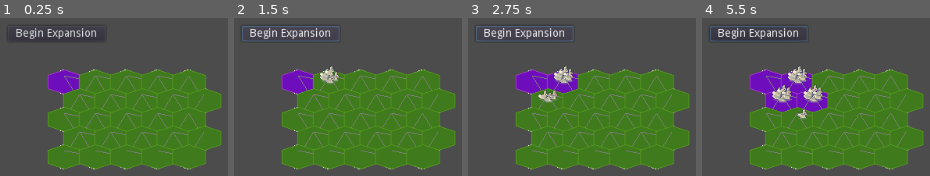
Above: before the commit, frames 1-4 (left to right).
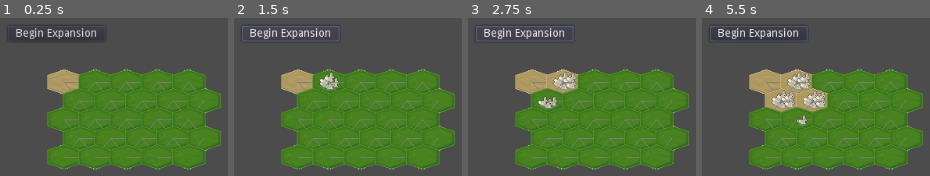
Above: after the commit, the same moments.

Repository: Cartogy/godot-wild-jam-36
Game: Godot game, scene res://src/Main/Main.tscn
Same seed, same stepped clock (60 frames per second), same inputs: the game is played once before the commit and once after it. The project has no main scene, so this scene is started directly.
Inputs (mouse positions are in pixels of both pictures, inside the frame that each line leads up to):
- Up to frame 1 (0.25 s): no input
- Up to frame 2 (1.5 s): click "Begin Expansion" at 0.5 s; click "Begin Expansion" at 1.25 s
- Up to frame 3 (2.75 s): click "Begin Expansion" at 2 s
- Up to frame 4 (5.5 s): move the mouse to (outside the picture) at 2.77 s; click (outside the picture) at 2.92 s; tap Enter at 3.5, 5 s; move the mouse to (outside the picture) at 3.52 s; click (outside the picture) at 3.67 s; tap Space at 4.25 s; move the mouse to (outside the picture) at 4.27 s; click (outside the picture) at 4.42 s; move the mouse to (outside the picture) at 5.02 s; click (outside the picture) at 5.17 s

The runs differ from the first frame. In frame 1, 6.5% of the frame differs, in the area x 20-95%, y 32-97%; in frame 2, 7.2%; in frame 3, 8.5%; in frame 4, 11%, in the area x 20-95%, y 30-97%.

Commit message:
Added Rabbitsgit add .!

Diff:
--- a/src/Grid/Cell/BunnyFill/bunny_fill.gd
+++ b/src/Grid/Cell/BunnyFill/bunny_fill.gd
@@ -12,7 +12,7 @@
 
 # Percentage for positions
 var default_percentage = 0.30
-var percentage_increase = 0.10
+var percentage_increase = 0.20
 
 func _ready():
 	pass
@@ -53,6 +53,7 @@
 	var percentage_adjustment = 0
 	# How many times have we gone over all hex corners
 	var complete_cycles = bunny_id / 7
+	percentage_adjustment = complete_cycles
 
 	var adjust_vector_by = percentage + (percentage_adjustment * percentage_increase)
 
--- a/src/Grid/Cell/Cell.tscn
+++ b/src/Grid/Cell/Cell.tscn
@@ -1,8 +1,8 @@
 [gd_scene load_steps=9 format=2]
 
 [ext_resource path="res://src/Grid/Cell/cell.gd" type="Script" id=1]
-[ext_resource path="res://assets/graphics/Hex_Neutral.png" type="Texture" id=2]
-[ext_resource path="res://assets/graphics/Hex_Creep.png" type="Texture" id=3]
+[ext_resource path="res://assets/graphics/grass.png" type="Texture" id=2]
+[ext_resource path="res://assets/graphics/desert.png" type="Texture" id=3]
 [ext_resource path="res://src/tools/StateMachine/state_machine.gd" type="Script" id=4]
 [ext_resource path="res://src/Grid/Cell/States/available_state.gd" type="Script" id=5]
 [ext_resource path="res://src/Grid/Cell/BunnyFill/bunny_fill.gd" type="Script" id=6]
--- a/src/Grid/grid.gd
+++ b/src/Grid/grid.gd
@@ -8,7 +8,8 @@
 # Where the grid starts
 export (Vector2) var origin: Vector2 = Vector2(0,0)
 # Move cell to align to real hex position
-var cell_offset: Vector2 = Vector2(0,-8)
+#var cell_offset: Vector2 = Vector2(0,-8)
+var cell_offset: Vector2 = Vector2(0,0)
 
 
 # How wide/tall a cell will be
